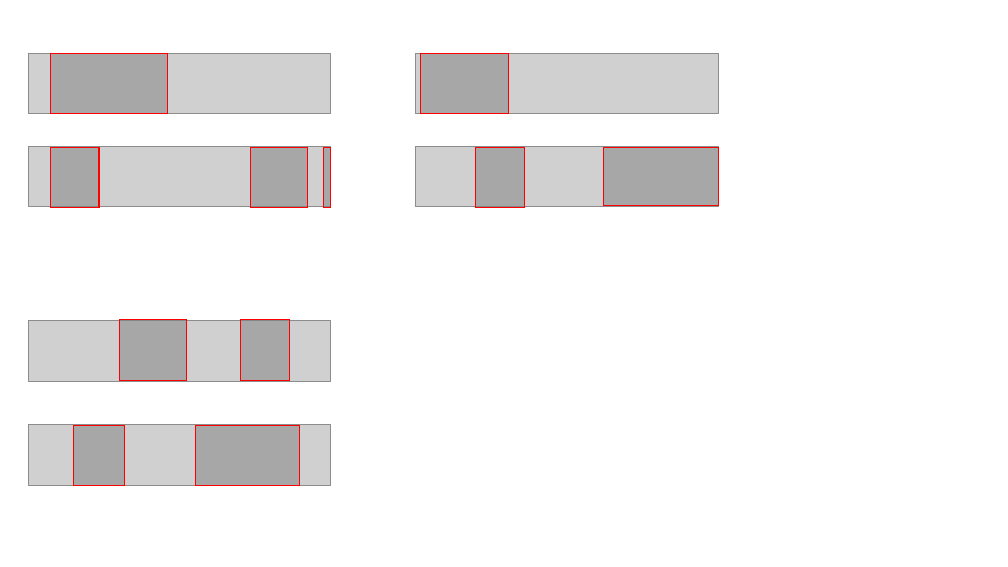
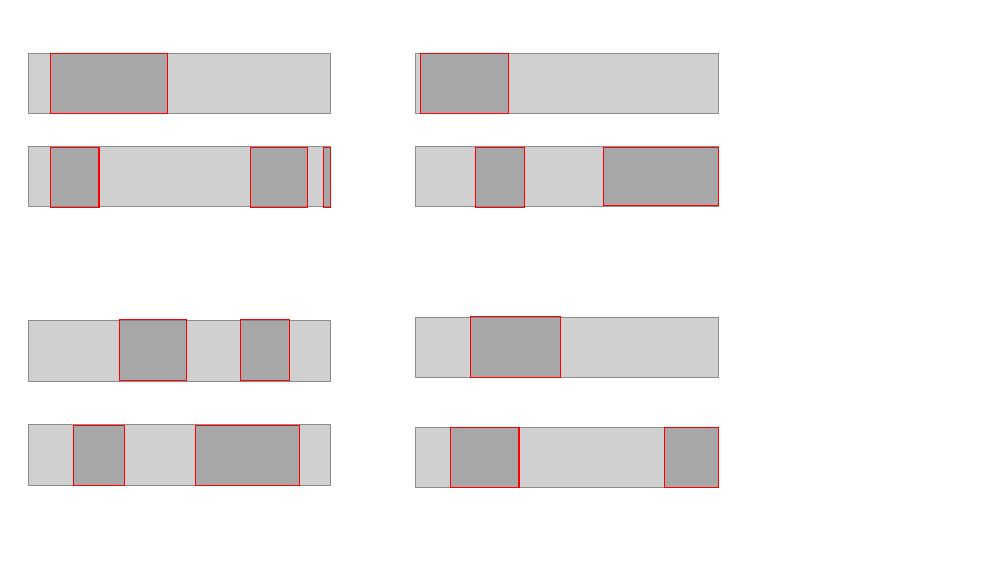
Before and after one commit to Make-An-Audio/Make-An-Audio.github.io, a slide deck: slide 1 of inpaint/trim_mel/tmp.pptx. Drawn at 1008x567 pixels with LibreOffice and Linux fonts; fonts in the diff are those of the drawing; grey boxes stand for pictures. Boxes give left, top, right and bottom in pixels: in the first picture for what was removed or moved away, otherwise in the second. Text is boxed around its words. In the diff, an @@ line names an element or a change of style, - is before the commit and + after.

```diff
--- a/inpaint/trim_mel/tmp.pptx
+++ b/inpaint/trim_mel/tmp.pptx
@@ picture added at [416, 317, 718, 377] @@
@@ rectangle added at [470, 317, 560, 377], fill #808080 at 50% opacity, outline #FF0000 1 pt @@
@@ picture added at [416, 427, 718, 488] @@
@@ rectangle added at [451, 427, 520, 488], fill #808080 at 50% opacity, outline #FF0000 1 pt @@
@@ rectangle added at [665, 428, 718, 488], fill #808080 at 50% opacity, outline #FF0000 1 pt @@
```
Also in this commit, not shown: 1 other file.
